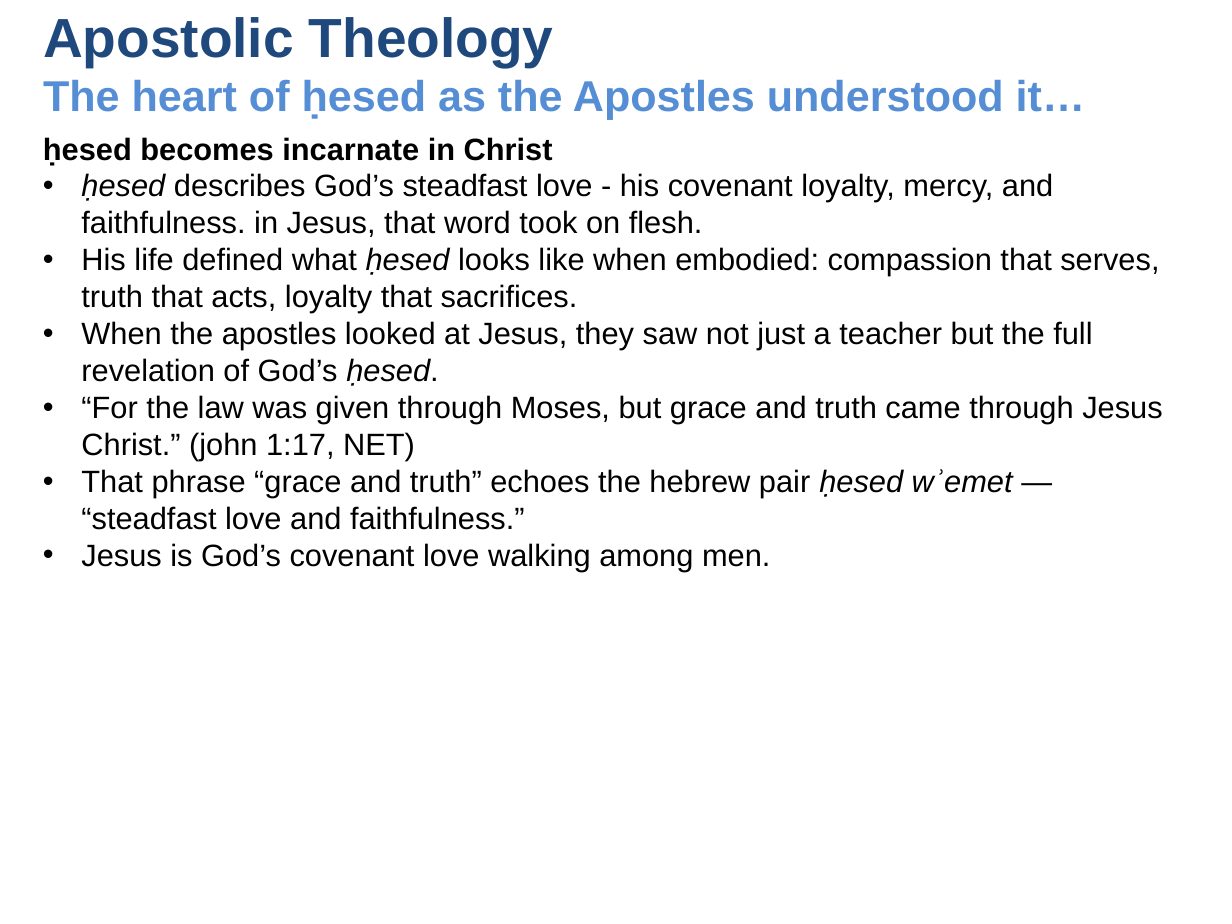
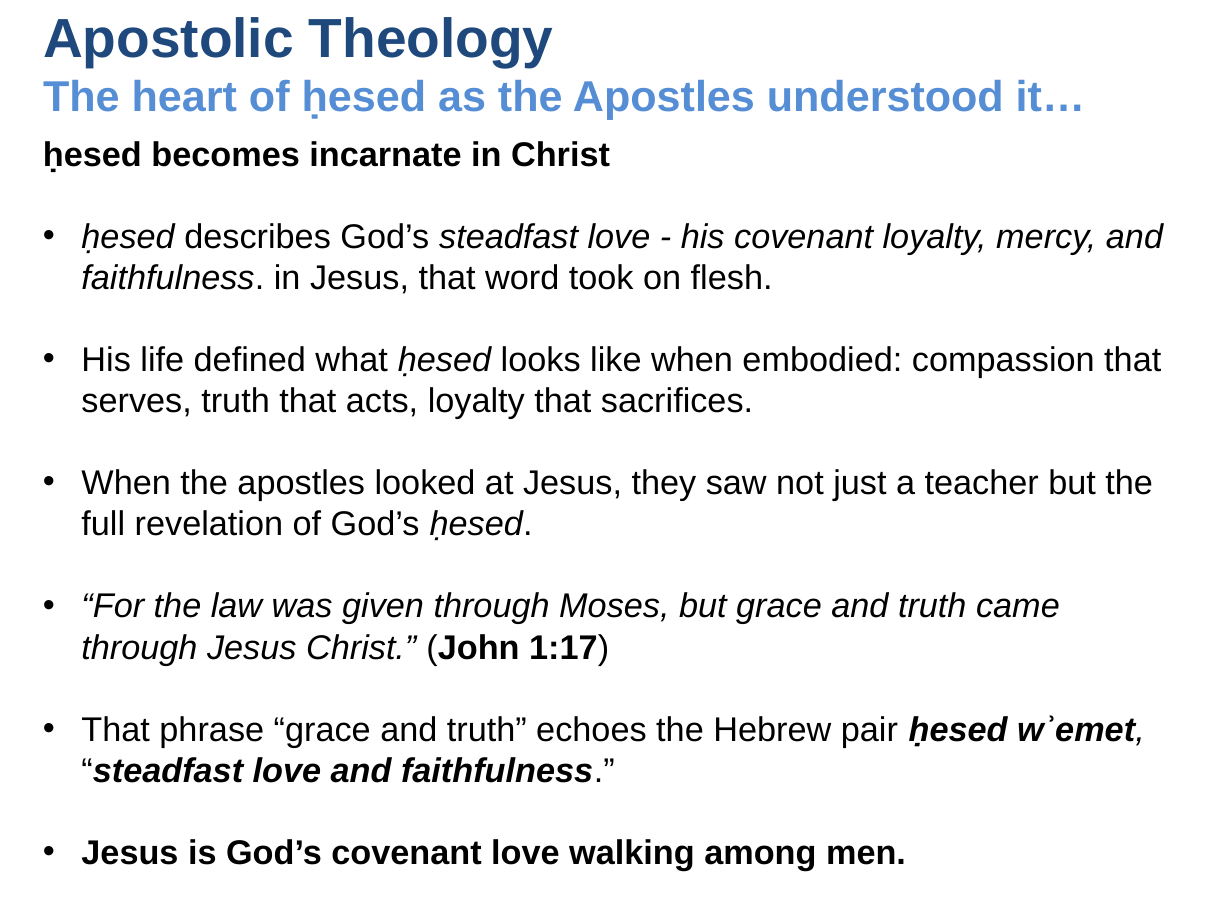
Before and after one commit to UsefulEngines/EvangelismPublic, a slide deck: slide 6 of 2025-Q4/Promises6/2025-11-09-Promises6.pptx. Drawn at 1232x924 pixels with LibreOffice and Linux fonts; fonts in the diff are those of the drawing. Boxes give left, top, right and bottom in pixels: in the first picture for what was removed or moved away, otherwise in the second. Text is boxed around its words. In the diff, an @@ line names an element or a change of style, - is before the commit and + after.

```diff
--- a/2025-Q4/Promises6/2025-11-09-Promises6.pptx
+++ b/2025-Q4/Promises6/2025-11-09-Promises6.pptx
@@ text at (43, 141, 1163, 870): size 18 to 20 pt in "ḥesed becomes incarnate in Christ", "ḥesed describes God’s steadfast love - his ...", "His life defined what ḥesed looks like ...", "When the apostles looked at Jesus, they ..." and 1 more places; italic on in "steadfast love - his covenant loyalty, mercy, ..."; bold on in "Jesus is God’s covenant love walking among ..." @@
@@ text at (81, 592, 1145, 783): text changed; size 18 to 20 pt; italic on @@
-• “For the law was given through Moses, but grace and truth came through Jesus Christ.” (john 1:17, NET)
-• That phrase “grace and truth” echoes the hebrew pair ḥesed wʾemet — “steadfast love and faithfulness.”
+• “For the law was given through Moses, but grace and truth came through Jesus Christ.” (John 1:17)
+• That phrase “grace and truth” echoes the Hebrew pair ḥesed wʾemet, “steadfast love and faithfulness.”
```
Also in this commit, not shown: 5 other slides changed, 1 other file.
